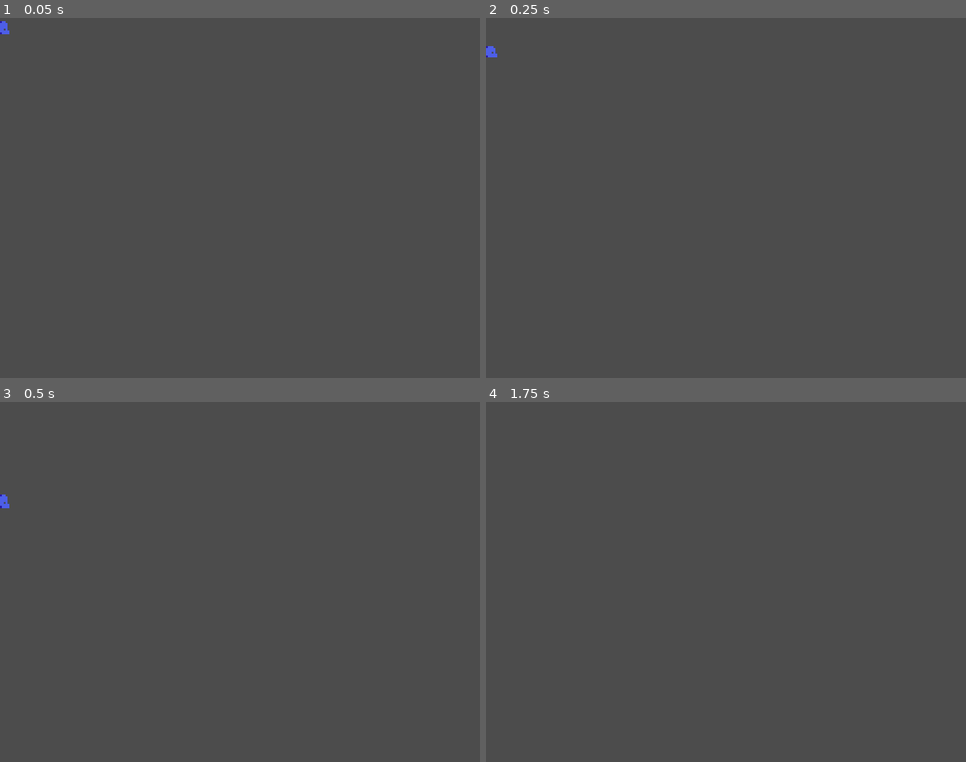
Above: before the commit, frames 1-4 (two rows, left to right).
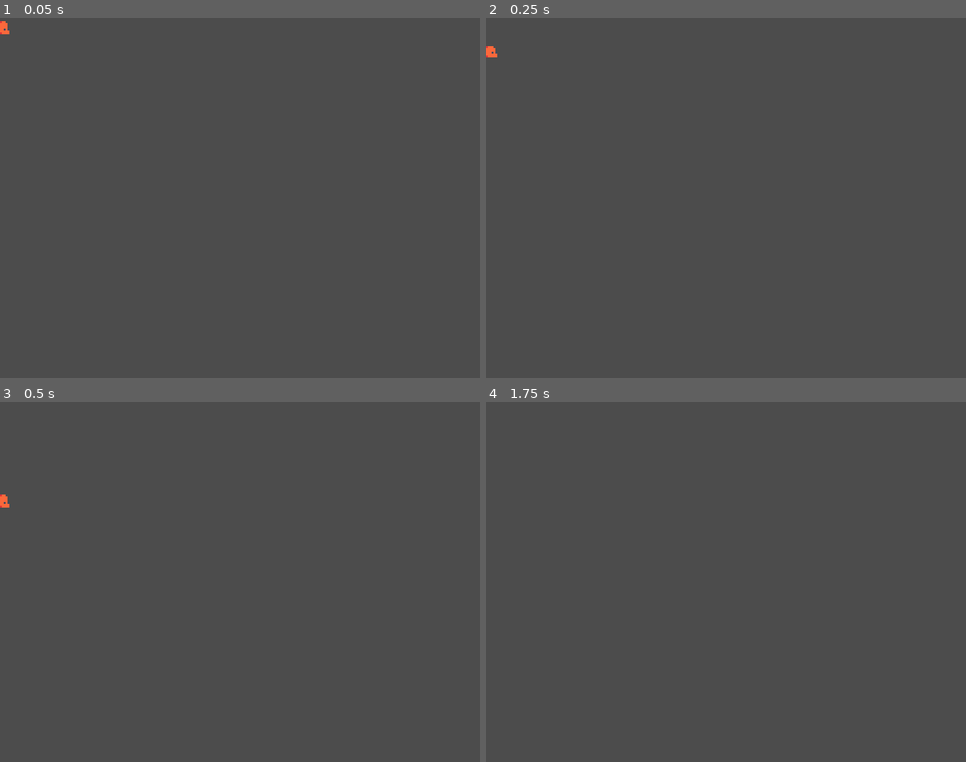
Above: after the commit, the same moments.

Repository: twe4ked/rotato
Game: Godot game, scene res://enemies/Grub.tscn
Two runs of this game, one before a commit and one after it. Both use one fixed random seed, a clock stepped at 60 frames per second and the inputs below. This scene is started directly instead of the project's main scene.
Inputs:
- Up to frame 1 (0.05 s): no input
- Up to frame 2 (0.25 s): no input
- Up to frame 3 (0.5 s): no input
- Up to frame 4 (1.75 s): tap Enter (ui_accept) at 0.5, 0.77, 1.25, 1.52 s; hold Right (ui_right) from 0.53 s (still down)

The runs differ from the first frame. In frame 1, less than 0.1% of the frame differs, in the area x 0-2%, y 0-5%; in frame 2, less than 0.1%, in the area x 0-3%, y 7-11%; in frame 3, less than 0.1%; in frame 4, nothing differs.

Commit message:
Introduce global WeaponColor enum

Diff:
--- a/Player/Player.gd
+++ b/Player/Player.gd
@@ -20,14 +20,7 @@
 	Right
 }
 
-enum WeaponColor {
-	Red
-	Green
-	Blue
-	Purple
-}
-
-var weapon_color = WeaponColor.Red
+var weapon_color = WeaponColor.default()
 
 onready var sprite = $Sprite
 onready var animationTree = $AnimationTree
@@ -60,16 +53,7 @@
 
 	rotate_weapon_color()
 
-	var spinner_rotation = 0.0
-	match weapon_color:
-		WeaponColor.Red:
-			spinner_rotation = 0.0
-		WeaponColor.Green:
-			spinner_rotation = 90.0
-		WeaponColor.Blue:
-			spinner_rotation = 180.0
-		WeaponColor.Purple:
-			spinner_rotation = 270.0
+	var spinner_rotation = WeaponColor.spin_rotation(weapon_color)
 
 	animationTree.set("parameters/Idle/blend_position", weapon_color)
 	animationTree.set("parameters/Jumping/blend_position", weapon_color)
@@ -143,12 +127,4 @@
 
 func rotate_weapon_color():
 	if Input.is_action_just_pressed("ui_down"):
-		match weapon_color:
-			WeaponColor.Red:
-				weapon_color = WeaponColor.Green
-			WeaponColor.Green:
-				weapon_color = WeaponColor.Blue
-			WeaponColor.Blue:
-				weapon_color = WeaponColor.Purple
-			WeaponColor.Purple:
-				weapon_color = WeaponColor.Red
+		weapon_color = WeaponColor.next(weapon_color)
--- a/Player/Projectile.gd
+++ b/Player/Projectile.gd
@@ -4,16 +4,9 @@
 
 var flip = false
 var velocity = Vector2.ZERO
-export(int) var weapon_color = WeaponColor.Red
+var weapon_color = WeaponColor.default()
 
 onready var sprite = $Sprite
-
-enum WeaponColor {
-	Red
-	Green
-	Blue
-	Purple
-}
 
 func _ready():
 	sprite.flip_h = flip
@@ -23,13 +16,13 @@
 		velocity.x = 1
 
 	match weapon_color:
-		WeaponColor.Red:
+		WeaponColor.WeaponColor.Red:
 			sprite.frame = 44
-		WeaponColor.Green:
+		WeaponColor.WeaponColor.Green:
 			sprite.frame = 80
-		WeaponColor.Blue:
+		WeaponColor.WeaponColor.Blue:
 			sprite.frame = 79
-		WeaponColor.Purple:
+		WeaponColor.WeaponColor.Purple:
 			sprite.frame = 69
 
 func _physics_process(_delta):
--- /dev/null
+++ b/Player/WeaponColor.gd
@@ -0,0 +1,36 @@
+extends Node
+
+enum WeaponColor {
+	Red
+	Green
+	Blue
+	Purple
+}
+
+func default():
+	return WeaponColor.Red
+
+func spin_rotation(weapon_color):
+	match weapon_color:
+		WeaponColor.Red:
+			return 0.0
+		WeaponColor.Green:
+			return 90.0
+		WeaponColor.Blue:
+			return 180.0
+		WeaponColor.Purple:
+			return 270.0
+
+func next(weapon_color):
+	match weapon_color:
+		WeaponColor.Red:
+			return WeaponColor.Green
+		WeaponColor.Green:
+			return WeaponColor.Blue
+		WeaponColor.Blue:
+			return WeaponColor.Purple
+		WeaponColor.Purple:
+			return WeaponColor.Red
+
+func name(weapon_color):
+	return WeaponColor.keys()[weapon_color]
--- a/World.tscn
+++ b/World.tscn
@@ -1166,10 +1166,10 @@
 
 [node name="Enemy2" parent="Enemies" instance=ExtResource( 3 )]
 position = Vector2( 75.3755, 90.1197 )
-weapon_color = 0
 
 [node name="Enemy4" parent="Enemies" instance=ExtResource( 3 )]
 position = Vector2( 209.218, 46.4567 )
+weapon_color = 2
 
 [node name="WeaponSpinner" type="Node2D" parent="."]
 position = Vector2( 22, 22 )
--- a/enemies/Enemy.gd
+++ b/enemies/Enemy.gd
@@ -1,13 +1,6 @@
 extends KinematicBody2D
 
-enum WeaponColor {
-	Red
-	Green
-	Blue
-	Purple
-}
-
-export var weapon_color = WeaponColor.Blue
+export(int) var weapon_color = WeaponColor.default()
 export var acceleration = 4
 export var max_speed = 10
 
@@ -27,15 +20,7 @@
 	velocity = move_and_slide(velocity)
 
 func _ready():
-	match weapon_color:
-		WeaponColor.Red:
-			sprite.play("Red")
-		WeaponColor.Green:
-			sprite.play("Green")
-		WeaponColor.Blue:
-			sprite.play("Blue")
-		WeaponColor.Purple:
-			sprite.play("Purple")
+	sprite.play(WeaponColor.name(weapon_color))
 
 func _on_Hurtbox_area_entered(area):
 	if area.get_parent().weapon_color == weapon_color:
--- a/enemies/Grub.gd
+++ b/enemies/Grub.gd
@@ -18,25 +18,10 @@
 
 var state = State.Alive
 
-enum WeaponColor {
-	Red
-	Green
-	Blue
-	Purple
-}
-
-var weapon_color = WeaponColor.Blue
+var weapon_color = WeaponColor.default()
 
 func _ready():
-	match weapon_color:
-		WeaponColor.Red:
-			animationPlayer.play("Red")
-		WeaponColor.Green:
-			animationPlayer.play("Green")
-		WeaponColor.Blue:
-			animationPlayer.play("Blue")
-		WeaponColor.Purple:
-			animationPlayer.play("Purple")
+	animationPlayer.play(WeaponColor.name(weapon_color))
 
 func _physics_process(delta):
 	match state:
--- a/project.godot
+++ b/project.godot
@@ -13,6 +13,10 @@
 config/name="Rotation"
 run/main_scene="res://World.tscn"
 config/icon="res://icon.png"
+
+[autoload]
+
+WeaponColor="*res://Player/WeaponColor.gd"
 
 [display]
 
